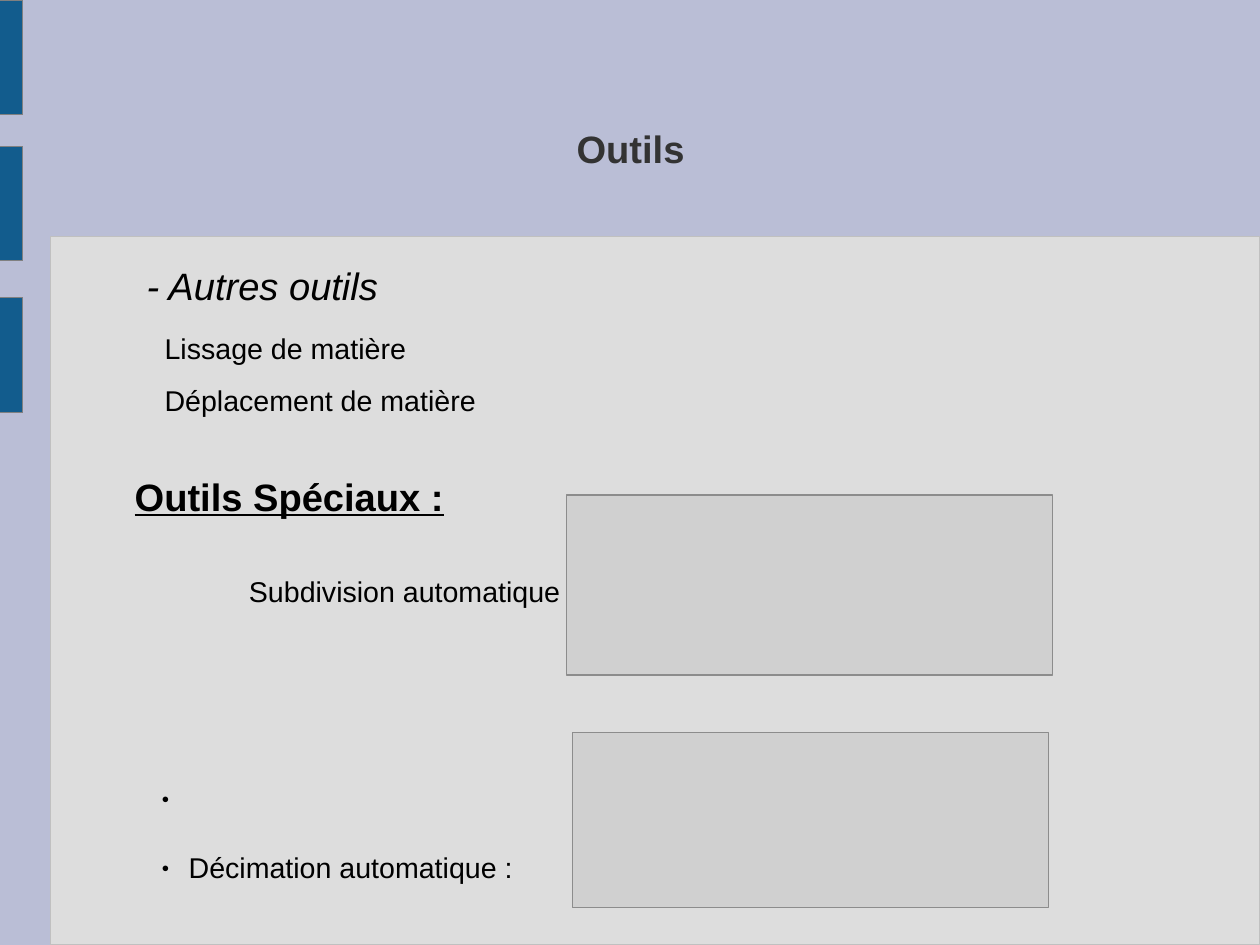
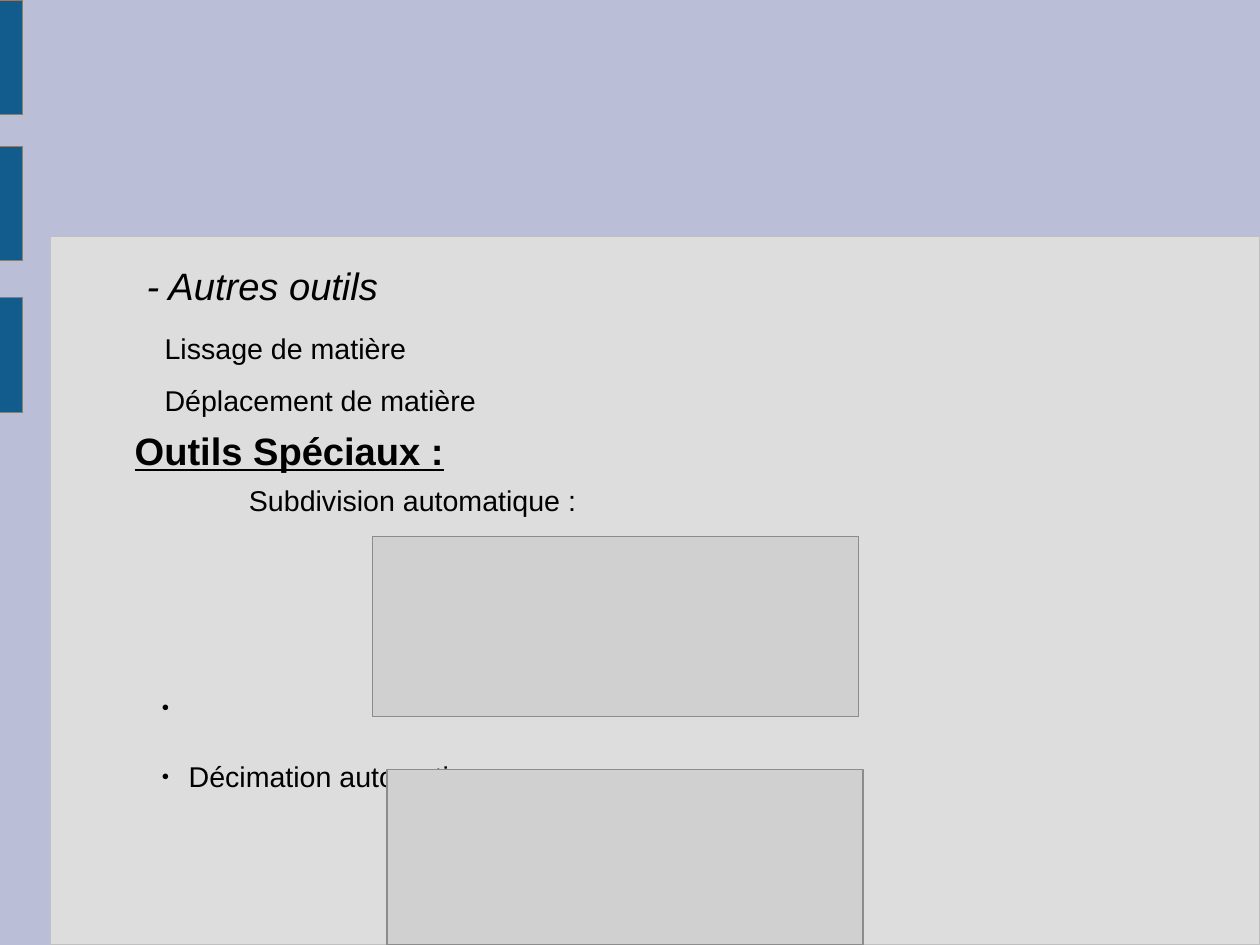
Before and after one commit to slvrgauthier/OpenSculpt, a slide deck: slide 21 of Documentation/Soutenance.odp (slide 19 before the commit). Drawn at 1260x945 pixels with LibreOffice and Linux fonts; fonts in the diff are those of the drawing; grey boxes stand for pictures. Boxes give left, top, right and bottom in pixels: in the first picture for what was removed or moved away, otherwise in the second. Text is boxed around its words. In the diff, an @@ line names an element or a change of style, - is before the commit and + after.

```diff
--- a/Documentation/Soutenance.odp
+++ b/Documentation/Soutenance.odp
@@ title removed at (577,135,685,164) @@
-Outils
@@ text "Outils Spéciaux :" rewrapped from (135,483,560,884) to (135,437,560,793) @@
@@ picture: place and size @@
-picture at (567,495,1053,675)
+picture at (373,536,859,716)
@@ picture: place and size @@
-picture at (573,733,1048,909)
+picture at (388,769,863,945)
```
Also in this commit, not shown: 4 other slides changed, 3 slides added, 1 slide removed, 1 other file.
